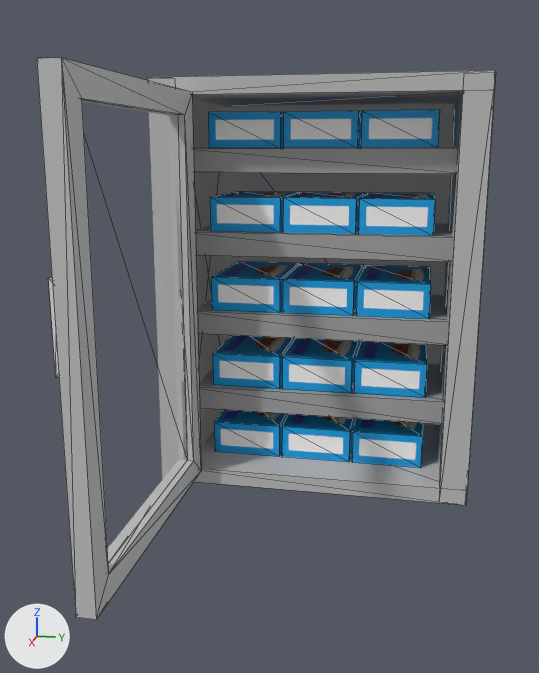
What one commit did to the glTF model public/assets/spaghetti_fridge/spaghetti_fridge.gltf.
Rendered twice from a 50 mm camera at (21.98, 2.75, 9.04) aimed at (3.99, -0.85, 4.54). Every picture has the same lights, and +X, +Y and +Z are marked at lower left. Mesh edges are drawn as thin lines. Where no turn or scale is listed for an object, it has been applied to the vertices.

Before the edit, the objects in view are built like this:
```python
mat_door_glass = principled_material('door.glass')
mat_door_glass.base_color = (0.8, 0.8, 0.8)  # white #e7e7e7
mat_door_glass.roughness = 1.0
mat_door_glass.alpha = 0.0
me_cube = bpy.data.meshes.new('Cube')
me_cube.from_pydata(...)  # 120 vertices, 180 faces; spans x -1.66..1.66, y -1.0..5.18, z -2.62..7.3
me_cube.materials.append(mat_material)  # picture img_spaghetti
me_cube_010 = bpy.data.meshes.new('Cube.010')
me_cube_010.from_pydata(...)  # 88 vertices, 132 faces; spans x -0.22..5.2, y -4.3..4.33, z -5.55..5.6
# faces by material slot: [84, 48]
me_cube_010.materials.append(mat_fridge_box)  # light grey #c0c0c0
me_cube_010.materials.append(mat_fridge_shelves)  # grey #a4a4a4
me_fridge_door_mesh = bpy.data.meshes.new('fridge.door.mesh')
me_fridge_door_mesh.from_pydata(...)  # 40 vertices, 72 faces; spans x -1.13..1.13, y -1.24..1.24, z -4.4..7.82
# faces by material slot: [12, 32, 28]
me_fridge_door_mesh.materials.append(mat_door_glass)  # white #e7e7e7
me_fridge_door_mesh.materials.append(mat_door_frame)  # light grey #c5c5c5
me_fridge_door_mesh.materials.append(mat_door_handle)  # white #e7e7e7
ob_fridge_box = bpy.data.objects.new('fridge.box', me_cube_010)
ob_fridge_box.location = (-2.49, 0.0, 5.33)
ob_fridge_door = bpy.data.objects.new('fridge.door', me_fridge_door_mesh)
ob_fridge_door.location = (6.31, -3.36, 5.34)
ob_fridge_door.rotation_euler = (1.571, 1.571, 0.0)  # degrees (90, 90, 0)
ob_fridge_door.scale = (4.62, 2.94, 0.0522)
ob_lasagna = bpy.data.objects.new('Lasagna', me_cube)
ob_lasagna.location = (-0.25, -2.07, 2.82)
```
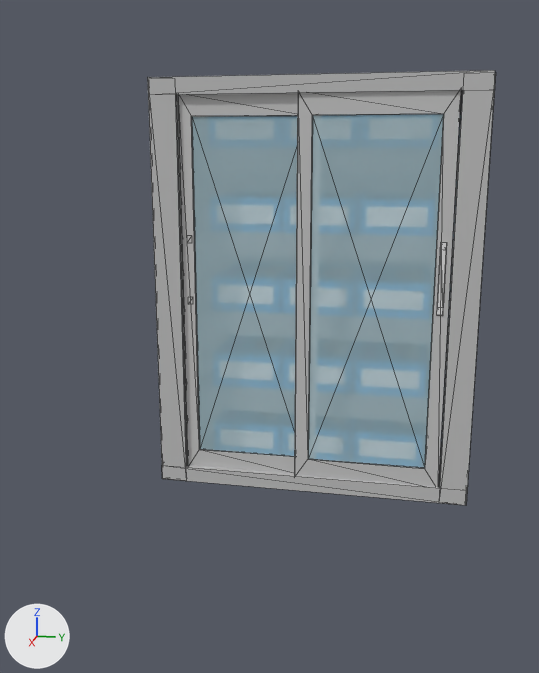
What the commit changed:
Material 'door.glass' (mat_door_glass) changes colour from white #e7e7e7 to cyan #cef3ff; in linear values from (0.8, 0.8, 0.8) to (0.617, 0.894, 1.0).
In material 'door.glass' (mat_door_glass), roughness goes from 1.0 to 0.0.
In material 'door.glass' (mat_door_glass), alpha goes from 0.0 to 0.3.
Mesh me_fridge_door_static is new.
It has 40 vertices, 72 faces and spans x -0.07..0.04, y -1.86..1.86, z -5.21..5.21.
Faces by material slot: [12, 32, 28].
It uses material mat_door_glass (cyan #cef3ff).
It uses material mat_door_frame (light grey #c5c5c5).
Object 'fridge.door' (ob_fridge_door) moves from (6.31, -3.36, 5.34) to (2.61, 1.58, 5.34).
Object 'fridge.door' (ob_fridge_door) turns from (90, 90, 0) to (0, 90, 0) degrees about x, y and z.
Object 'fridge.door' (ob_fridge_door) is rescaled from (4.62, 2.94, 0.0522) to (4.62, 1.6, 0.00793).
Object 'fridge.door.static' (ob_fridge_door_static) is new; it shows me_fridge_door_static.
Its location is (2.52, -1.69, 5.34).

Pixel boxes (x1, y1, x2, y2) of what changed, in the pictures (539 x 673 px):
'fridge.door', recoloured, surface changed, moved, turned, rescaled: before (37, 58, 201, 620); after (294, 90, 461, 487)
'fridge.door.static', added: after (178, 93, 298, 474)
    faces in mat_door_glass (cyan #cef3ff): (192, 116, 297, 457)
    faces in mat_door_frame (light grey #c5c5c5): (178, 93, 298, 474)
'Lasagna', unchanged, covered by the edit: before (208, 110, 440, 468)
